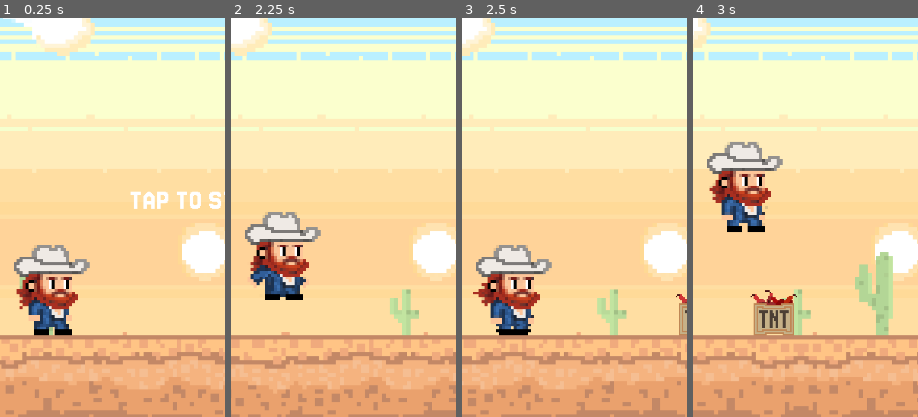
Above: before the commit, frames 1-4 (left to right).
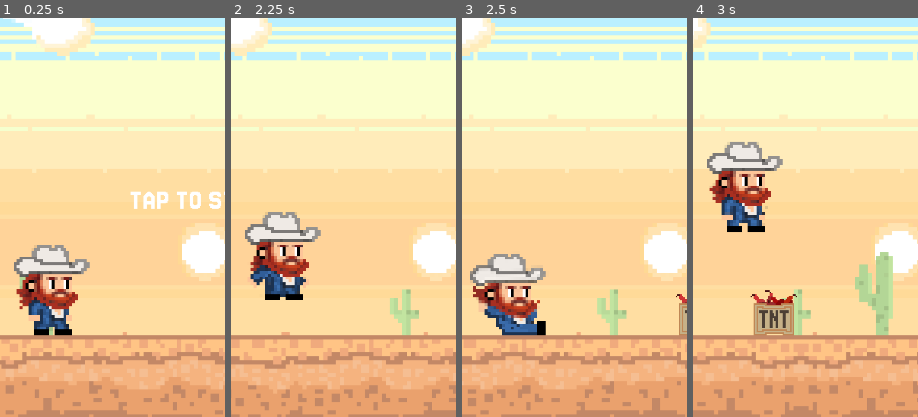
Above: after the commit, the same moments.

Repository: rgomezp/cowboy-game
Game: Godot game, scene res://scenes/main.tscn
Same seed, same stepped clock (60 frames per second), same inputs: the game is played once before the commit and once after it.
Inputs (mouse positions are % of the whole screen's width and height, from its top left):
- Up to frame 1 (0.25 s): no input
- Up to frame 2 (2.25 s): tap Enter (ui_accept) at 0.5, 0.77 s; move the mouse to (72, 45) at 0.52 s; click (72, 45) at 0.67 s; drag from (30, 55) to (45, 70) at 1.27 s; move the mouse to (60, 28) at 2.02 s; hold Down (ui_down) from 2.03 s (still down)
- Up to frame 3 (2.5 s): keep holding Down (ui_down)
- Up to frame 4 (3 s): release Down (ui_down) at 2.75 s; drag from (45, 70) to (6, 50) at 2.77 s
The pictures show only the part of the screen within x 5-55%, y 27-77%; the shares and areas given below are measured in that part.

Frames 1-2 are identical in both runs. In frame 3, 4.9% of the frame differs, in the area x 3-40%, y 56-80%; in frame 4, nothing differs.

Commit message:
Improves special event timing and slide buffer
- Allows button presses for special events at any time
  after buttons are shown, removing the "too early" restriction
  and streamlining the scoring process.

- Increases the slide buffer duration to improve player
  responsiveness when initiating a slide.

- Adjusts UI element positions for powerups and special event buttons.

Diff:
--- a/scenes/main.gd
+++ b/scenes/main.gd
@@ -841,16 +841,11 @@
 	print("[Main] Special event ended - spawning re-enabled")
 
 func _on_special_button_pressed(is_good: bool):
-	# Only process button presses if sprite has entered view
-	# This prevents scoring when buttons are pressed before the sprite is visible
+	# Process button presses at any time after buttons are shown
+	# No longer restrict to only after sprite enters view
 	var buttons_ui = $SpecialEventButtons
-	if not buttons_ui or not buttons_ui.has_sprite_entered_view():
-		# Sprite hasn't entered view yet - buttons already hidden by button handler
-		# Show "Too Early!" message
-		$SpecialEventHud.show_outcome("too_early")
-		return
-
-	# Get the timer value (time since sprite entered view)
+
+	# Get the timer value (time since sprite entered view, or 0.0 if not yet entered)
 	var reaction_time = buttons_ui.get_timer_value()
 	print("[Main] _on_special_button_pressed: reaction_time=", reaction_time, ", sprite_entered_view=", buttons_ui.has_sprite_entered_view())
 
@@ -888,9 +883,7 @@
 
 func _on_special_buttons_hidden(was_pressed: bool, too_early: bool):
 	# Show outcome message when buttons are hidden
-	if too_early:
-		# Button was pressed too early - already handled in _on_special_button_pressed
-		return
+	# Note: too_early is always false now since we removed the "too early" restriction
 
 	if was_pressed:
 		# Button was pressed - show result based on whether it was correct or wrong
--- a/scenes/player.gd
+++ b/scenes/player.gd
@@ -38,7 +38,7 @@
 
 # Slide buffering - remembers slide input slightly before landing
 var slide_buffer_time: float = 0.0
-const SLIDE_BUFFER_DURATION: float = 0.15  # 150ms window to buffer slide input
+const SLIDE_BUFFER_DURATION: float = 0.5  # 500ms window to buffer slide input
 
 
 func _is_shotgun_active() -> bool:
--- a/scenes/powerup_ui.tscn
+++ b/scenes/powerup_ui.tscn
@@ -3,35 +3,35 @@
 [ext_resource type="Script" uid="uid://cj7vh3tho8vg0" path="res://scenes/powerup_ui.gd" id="1_script"]
 [ext_resource type="Texture2D" uid="uid://tmby7edjc3bh" path="res://assets/img/buttons/powerups/gokart_powerup.png" id="2_gokart"]
 [ext_resource type="Texture2D" uid="uid://7qd1ie0qbadw" path="res://assets/img/buttons/powerups/shotgun_powerup.png" id="3_shotgun"]
-[ext_resource type="Texture2D" path="res://assets/img/buttons/powerups/heart_powerup.png" id="4_heart"]
+[ext_resource type="Texture2D" uid="uid://bsari4bpoqcst" path="res://assets/img/buttons/powerups/heart_powerup.png" id="4_heart"]
 
 [node name="PowerUpUI" type="CanvasLayer"]
 script = ExtResource("1_script")
 
 [node name="GokartButton" type="TextureButton" parent="."]
 texture_filter = 1
-offset_left = 811.0
-offset_top = 1334.0
-offset_right = 1011.0
-offset_bottom = 1534.0
+offset_left = 809.0
+offset_top = 1655.0
+offset_right = 1009.0
+offset_bottom = 1855.0
 texture_normal = ExtResource("2_gokart")
 stretch_mode = 5
 
 [node name="ShotgunButton" type="TextureButton" parent="."]
 texture_filter = 1
-offset_left = 811.0
-offset_top = 1334.0
-offset_right = 1011.0
-offset_bottom = 1534.0
+offset_left = 809.0
+offset_top = 1655.0
+offset_right = 1009.0
+offset_bottom = 1855.0
 texture_normal = ExtResource("3_shotgun")
 stretch_mode = 5
 
 [node name="HeartButton" type="TextureButton" parent="."]
 texture_filter = 1
-offset_left = 811.0
-offset_top = 1334.0
-offset_right = 1011.0
-offset_bottom = 1534.0
+offset_left = 809.0
+offset_top = 1655.0
+offset_right = 1009.0
+offset_bottom = 1855.0
 texture_normal = ExtResource("4_heart")
 stretch_mode = 5
 
--- a/scenes/special_event_buttons.tscn
+++ b/scenes/special_event_buttons.tscn
@@ -9,19 +9,19 @@
 
 [node name="MakesSenseButton" type="TextureButton" parent="."]
 texture_filter = 1
-offset_left = 724.0
-offset_top = 1350.0
-offset_right = 924.0
-offset_bottom = 1550.0
+offset_left = 771.0
+offset_top = 1602.0
+offset_right = 971.0
+offset_bottom = 1802.0
 texture_normal = ExtResource("3_makes_sense")
 stretch_mode = 5
 
 [node name="HwwatButton" type="TextureButton" parent="."]
 texture_filter = 1
-offset_left = 724.0
-offset_top = 1597.0
-offset_right = 924.0
-offset_bottom = 1797.0
+offset_left = 487.0
+offset_top = 1602.0
+offset_right = 687.0
+offset_bottom = 1802.0
 texture_normal = ExtResource("4_hwhat")
 stretch_mode = 5
 
